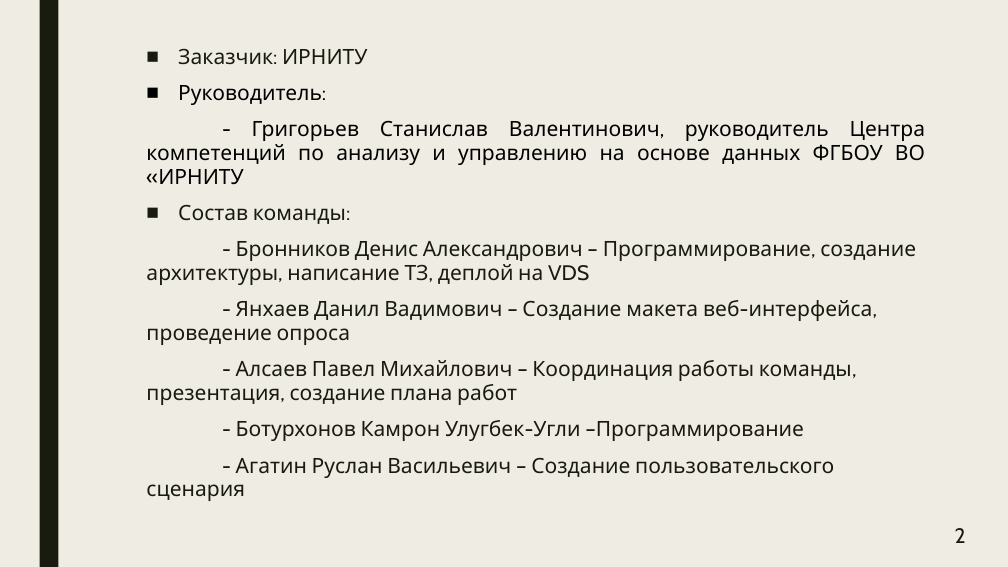
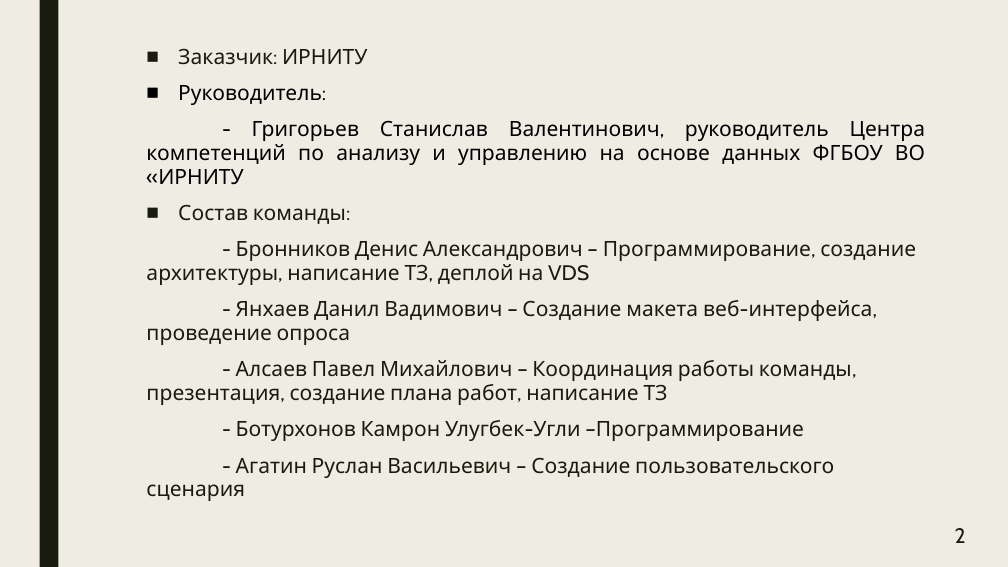
Before and after one commit to manInit/tg-info-abitur-bot, a slide deck: slide 2 of Чат-бот абитуриента.pptx. Drawn at 1008x567 pixels with LibreOffice and Linux fonts; fonts in the diff are those of the drawing. Boxes give left, top, right and bottom in pixels: in the first picture for what was removed or moved away, otherwise in the second. Text is boxed around its words. In the diff, an @@ line names an element or a change of style, - is before the commit and + after.

```diff
--- a/Чат-бот абитуриента.pptx
+++ b/Чат-бот абитуриента.pptx
@@ text at (146,360,857,405): text changed @@
-- Алсаев Павел Михайлович – Координация работы команды, презентация, создание плана работ
+- Алсаев Павел Михайлович – Координация работы команды, презентация, создание плана работ, написание ТЗ
```
Also in this commit, not shown: 2 other slides changed, 5 other files.
